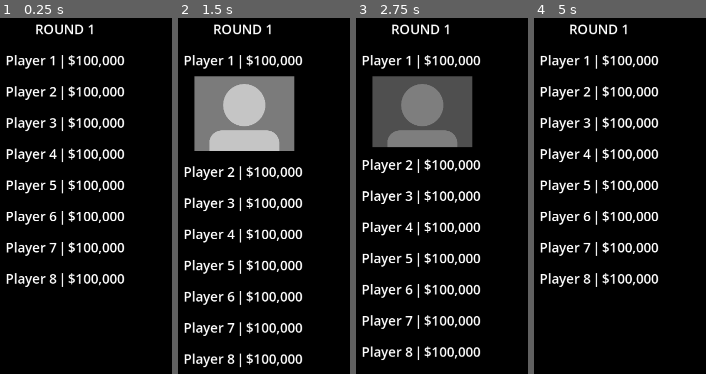
Above: before the commit, frames 1-4 (left to right).
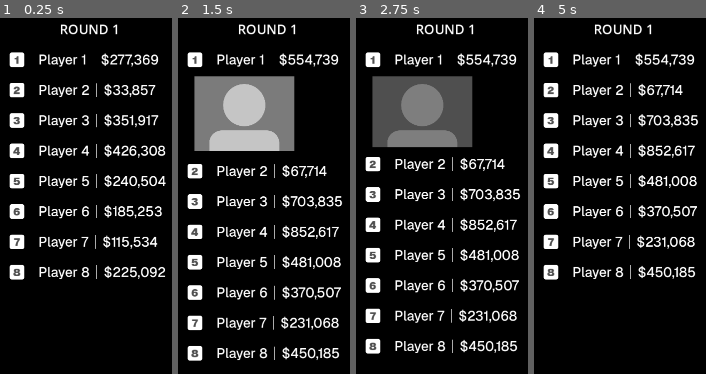
Above: after the commit, the same moments.

Repository: Dexterminator/legend-trade-event-app
Game: Godot game, scene res://scenes/main/main.tscn
The game is run twice, just before and just after one commit, with the same random seed, the same clock (stepped at 60 frames per second) and the same inputs.
Inputs:
- Up to frame 1 (0.25 s): no input
- Up to frame 2 (1.5 s): tap Enter at 0.5 s; tap 1 at 0.6, 1.35 s
- Up to frame 3 (2.75 s): tap 1 at 2.1 s
- Up to frame 4 (5 s): tap 1 at 2.85, 3.6, 4.35 s

The runs differ from the first frame. In frame 1, 17% of the frame differs, in the area x 3-97%, y 1-76%; in frame 2, 17%; in frame 3, 17%; in frame 4, 17%.

Commit message:
Add placement labels

Diff:
--- a/client/scenes/standings_overlay/player_panel/player_panel.gd
+++ b/client/scenes/standings_overlay/player_panel/player_panel.gd
@@ -4,6 +4,7 @@
 @onready var animation_player: AnimationPlayer = $AnimationPlayer
 @onready var name_label: Label = %NameLabel
 @onready var score_label: Label = %ScoreLabel
+@onready var placement_label: Label = %PlacementLabel
 
 enum State {EXPANDED, COLLAPSED}
 var state: State = State.COLLAPSED
--- a/client/scenes/standings_overlay/player_panel/player_panel.tscn
+++ b/client/scenes/standings_overlay/player_panel/player_panel.tscn
@@ -1,12 +1,15 @@
 [gd_scene format=3 uid="uid://du2x1v0hpinxi"]
 
 [ext_resource type="Script" uid="uid://cl8pouem7yhnn" path="res://scenes/standings_overlay/player_panel/player_panel.gd" id="1_8msps"]
+[ext_resource type="Theme" uid="uid://mdn7ofcnq8dn" path="res://assets/theme.tres" id="1_bxhcd"]
 [ext_resource type="Texture2D" uid="uid://dlun3mo22x028" path="res://assets/placeholder.png" id="1_rask7"]
+[ext_resource type="FontFile" uid="uid://dvpky2gy5ft1v" path="res://assets/Geist/static/Geist-Black.ttf" id="2_l0tbx"]
+[ext_resource type="FontFile" uid="uid://dpiudhqygu672" path="res://assets/Geist/static/Geist-Medium.ttf" id="3_bxhcd"]
 
 [sub_resource type="StyleBoxFlat" id="StyleBoxFlat_4p068"]
-content_margin_left = 20.0
+content_margin_left = 30.0
 content_margin_top = 10.0
-content_margin_right = 20.0
+content_margin_right = 30.0
 content_margin_bottom = 10.0
 bg_color = Color(0, 0, 0, 0.78431374)
 corner_radius_top_left = 5
@@ -104,12 +107,26 @@
 &"expand": SubResource("Animation_4p068")
 }
 
+[sub_resource type="StyleBoxFlat" id="StyleBoxFlat_8msps"]
+bg_color = Color(1, 1, 1, 1)
+corner_radius_top_left = 5
+corner_radius_top_right = 5
+corner_radius_bottom_right = 5
+corner_radius_bottom_left = 5
+
+[sub_resource type="StyleBoxLine" id="StyleBoxLine_8msps"]
+color = Color(1, 1, 1, 1)
+grow_begin = -5.0
+grow_end = -5.0
+vertical = true
+
 [node name="PlayerPanel" type="PanelContainer" unique_id=275146529]
 clip_contents = true
 offset_right = 327.0
 offset_bottom = 65.0
 size_flags_horizontal = 3
 size_flags_vertical = 3
+theme = ExtResource("1_bxhcd")
 theme_override_styles/panel = SubResource("StyleBoxFlat_4p068")
 script = ExtResource("1_8msps")
 
@@ -119,21 +136,51 @@
 [node name="HBoxContainer" type="HBoxContainer" parent="." unique_id=1047533924]
 layout_mode = 2
 size_flags_vertical = 0
+theme_override_constants/separation = 17
+
+[node name="AspectRatioContainer" type="AspectRatioContainer" parent="HBoxContainer" unique_id=1113648853]
+layout_mode = 2
+
+[node name="PanelContainer" type="PanelContainer" parent="HBoxContainer/AspectRatioContainer" unique_id=1946056975]
+custom_minimum_size = Vector2(35, 0)
+layout_mode = 2
+theme_override_styles/panel = SubResource("StyleBoxFlat_8msps")
+
+[node name="PlacementLabel" type="Label" parent="HBoxContainer/AspectRatioContainer/PanelContainer" unique_id=75631962]
+unique_name_in_owner = true
+layout_mode = 2
+theme_override_colors/font_color = Color(0.31246608, 0.31246608, 0.31246608, 1)
+theme_override_fonts/font = ExtResource("2_l0tbx")
+theme_override_font_sizes/font_size = 26
+text = "1"
+horizontal_alignment = 1
+vertical_alignment = 1
+
+[node name="Spacer" type="Control" parent="HBoxContainer" unique_id=1730196182]
+layout_mode = 2
 
 [node name="NameLabel" type="Label" parent="HBoxContainer" unique_id=991938552]
 unique_name_in_owner = true
 layout_mode = 2
+theme_override_fonts/font = ExtResource("3_bxhcd")
 theme_override_font_sizes/font_size = 32
 text = "Player 1"
 
+[node name="Panel" type="Panel" parent="HBoxContainer" unique_id=1777763091]
+layout_mode = 2
+theme_override_styles/panel = SubResource("StyleBoxLine_8msps")
+
 [node name="Divider" type="Label" parent="HBoxContainer" unique_id=679059525]
+visible = false
 layout_mode = 2
 theme_override_font_sizes/font_size = 32
 text = "|"
 
 [node name="ScoreLabel" type="Label" parent="HBoxContainer" unique_id=907248853]
 unique_name_in_owner = true
+custom_minimum_size = Vector2(160, 0)
 layout_mode = 2
+theme_override_fonts/font = ExtResource("3_bxhcd")
 theme_override_font_sizes/font_size = 32
 text = "$100,000"
 
--- a/client/scenes/standings_overlay/standings_overlay.gd
+++ b/client/scenes/standings_overlay/standings_overlay.gd
@@ -11,6 +11,8 @@
 	for i in range(standings_container.get_child_count()):
 		var p: PlayerPanel = standings_container.get_child(i)
 		p.name_label.text = "Player %d" % (i + 1)
+		p.set_score(randi_range(0, 1000000))
+	_set_placements()
 
 func sort_by_score() -> void:
 	var panels := standings_container.get_children()
@@ -21,6 +23,12 @@
 
 	for i in panels.size():
 		standings_container.move_child(panels[i], i)
+
+func _set_placements() -> void:
+	var panels := standings_container.get_children()
+	for i in panels.size():
+		var panel: PlayerPanel = panels[i]
+		panel.placement_label.text = "%d" % (i + 1)
 
 func animate_sort(container: VBoxContainer) -> void:
 	var panels := container.get_children()
@@ -44,6 +52,7 @@
 	await get_tree().process_frame
 	RenderingServer.render_loop_enabled = true
 
+	var animation_time := 1.0
 	# 5️⃣ Animate from old position to new layout position
 	for p: PlayerPanel in panels:
 		var new_y: float = p.position.y
@@ -53,9 +62,37 @@
 			p,
 			"position:y",
 			new_y,
-			1.0
+			animation_time
 		).set_trans(Tween.TRANS_CUBIC) \
 		 .set_ease(Tween.EASE_IN_OUT)
+
+	# 6️⃣ If placement is different, animate the placement label
+	await Utils.wait(self , animation_time * 0.1)
+	for i in panels.size():
+		var panel: PlayerPanel = panels[i]
+		var new_placement: String = "%d" % (i + 1)
+		if panel.placement_label.text != new_placement:
+			# Fade out old placement
+			var t := create_tween()
+			t.tween_property(
+				panel.placement_label,
+				"modulate:a",
+				0.0,
+				0.5
+			).set_trans(Tween.TRANS_CUBIC) \
+			 .set_ease(Tween.EASE_IN_OUT)
+			# After fade out, update text and fade in new placement
+			t.tween_callback(func() -> void:
+				panel.placement_label.text = new_placement)
+			# Fade in new placement
+			t.tween_property(
+				panel.placement_label,
+				"modulate:a",
+				1.0,
+				0.5
+			).set_trans(Tween.TRANS_CUBIC) \
+			 .set_ease(Tween.EASE_IN_OUT)
+
 
 func _on_standings_updated(_text: String) -> void:
 	if not inited:
